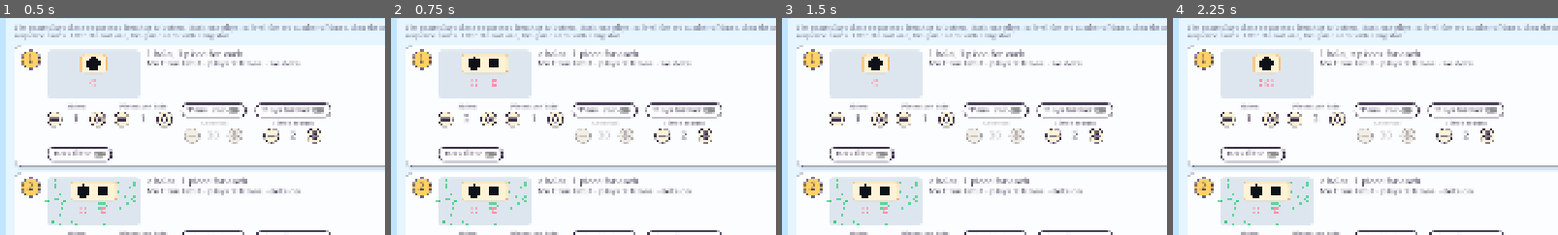
Above: before the commit, frames 1-4 (left to right).
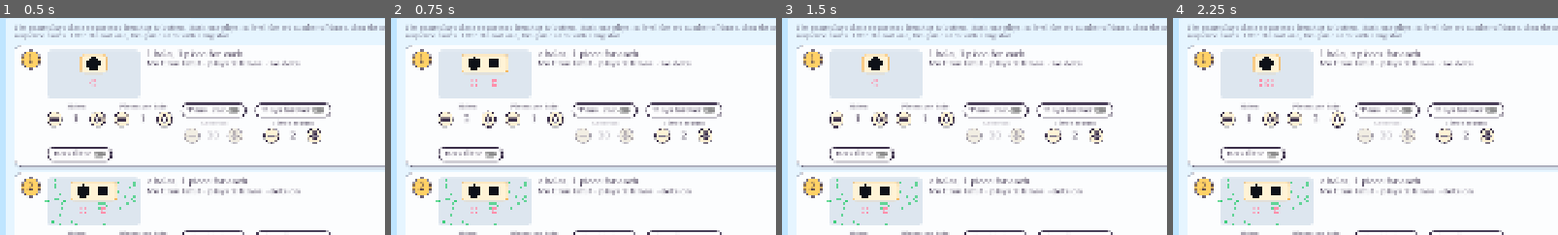
Above: after the commit, the same moments.

Repository: ooooonnnnn/Colorblind-Shape-Match
Game: Godot game, scene res://config.tscn
The game is run twice, just before and just after one commit, with the same random seed, the same clock (stepped at 60 frames per second) and the same inputs. This scene is started directly instead of the project's main scene.
Inputs (mouse positions are % of the whole screen's width and height, from its top left):
- Up to frame 1 (0.5 s): no input
- Up to frame 2 (0.75 s): click (13, 37) at 0.52 s
- Up to frame 3 (1.5 s): click (7, 37) at 1.27 s
- Up to frame 4 (2.25 s): click (21, 37) at 2.02 s
The pictures show only the part of the screen within x 0-50%, y 13-63%; the shares and areas given below are measured in that part.

Frame 1 is identical in both runs. In frame 2, 0.1% of the frame differs, in the area x 23-28%, y 42-51%; in frame 3, 0.1%; in frame 4, 0.1%, in the area x 40-45%, y 42-51%.

Commit message:
Scroll the settings tabs by dragging, on tablets too
ScrollContainer only scrolls from drags that reach it, and the cards,
pictures and controls on the tabs stop them, so on a tablet the tabs could
not be scrolled. The settings page now holds a press on a tab back until it
shows what it is: a vertical drag scrolls the tab without touching the
control under it (so scrolling over a slider no longer moves it), while a
sideways drag or a tap is handed on to the control unchanged.

Co-Authored-By: Claude Opus 5.5 (1M context) <noreply@anthropic.com>

Diff:
--- a/scripts/config.gd
+++ b/scripts/config.gd
@@ -19,7 +19,11 @@
 const MUTED := Color(0.231373, 0.184314, 0.290196, 0.7)  # Icons.INK, for explanations
 const CHANNEL_NAMES := {"hue": "Hue", "saturation": "Saturation", "value": "Brightness"}
 const PART_NAMES := {"background": "Background dots", "shapes": "Shape dots"}
-
+const DRAG_SCROLL := 12.0  # px a press must travel before it counts as a scroll or a sideways drag
+
+enum {DECIDING, SCROLLING, PASSING}  # what a held-back press on a tab turned out to be
+
+@onready var tabs: TabContainer = %Tabs
 @onready var levels_page: VBoxContainer = %LevelsPage
 @onready var dots_page: VBoxContainer = %DotsPage
 @onready var colors_page: VBoxContainer = %ColorsPage
@@ -50,6 +54,8 @@
 var _holes: Array[ShapeView] = []
 var _pieces: Array[ShapeView] = []
 var _saved_tween: Tween
+var _scroll_drag := {}  # {scroll, press, start, from, mode} from a press on a tab until it is let go
+var _replaying := false  # true while held-back events are sent on, so _input lets them by
 
 
 func _ready() -> void:
@@ -65,6 +71,58 @@
 		get_tree().change_scene_to_file("res://menu.tscn")
 	)
 	save.pressed.connect(_save)
+
+
+# ---------- Drag to scroll ----------
+
+## Dragging up or down anywhere on a tab scrolls it, as a finger expects on a
+## tablet. ScrollContainer only scrolls from drags that reach it, and the cards,
+## pictures and controls inside stop them, so the page sorts presses out here
+## first. A press on a tab is held back until it shows what it is: moving
+## DRAG_SCROLL px mostly up or down scrolls the tab, and the press never reaches
+## the control under it (so scrolling over a slider does not move it); moving
+## sideways, or letting go, hands the press on to the control as if it had
+## never been held.
+func _input(event: InputEvent) -> void:
+	if _replaying:
+		return
+	if event is InputEventMouseButton and event.button_index == MOUSE_BUTTON_LEFT:
+		if event.pressed:
+			var scroll := tabs.get_current_tab_control() as ScrollContainer
+			if scroll and scroll.get_global_rect().has_point(event.position):
+				_scroll_drag = {"scroll": scroll, "press": event, "start": event.position,
+						"from": scroll.scroll_vertical, "mode": DECIDING}
+				get_viewport().set_input_as_handled()
+		elif not _scroll_drag.is_empty():
+			if _scroll_drag.mode == DECIDING:  # a tap
+				get_viewport().set_input_as_handled()
+				_replay.call_deferred([_scroll_drag.press, event])
+			elif _scroll_drag.mode == SCROLLING:  # nothing below saw the press
+				get_viewport().set_input_as_handled()
+			_scroll_drag = {}
+	elif event is InputEventMouseMotion and not _scroll_drag.is_empty():
+		var moved: Vector2 = event.position - _scroll_drag.start
+		match _scroll_drag.mode:
+			DECIDING:
+				get_viewport().set_input_as_handled()
+				if absf(moved.y) >= DRAG_SCROLL and absf(moved.y) >= absf(moved.x):
+					_scroll_drag.mode = SCROLLING
+					_scroll_drag.start = event.position  # scroll from here, without a jump
+					_scroll_drag.from = _scroll_drag.scroll.scroll_vertical
+				elif absf(moved.x) >= DRAG_SCROLL:
+					_scroll_drag.mode = PASSING
+					_replay.call_deferred([_scroll_drag.press, event])
+			SCROLLING:
+				get_viewport().set_input_as_handled()
+				_scroll_drag.scroll.scroll_vertical = int(_scroll_drag.from - moved.y)
+
+
+## Sends held-back events on to the controls, past _input.
+func _replay(events: Array) -> void:
+	_replaying = true
+	for e in events:
+		get_viewport().push_input(e, true)
+	_replaying = false
 
 
 # ---------- Building blocks ----------
